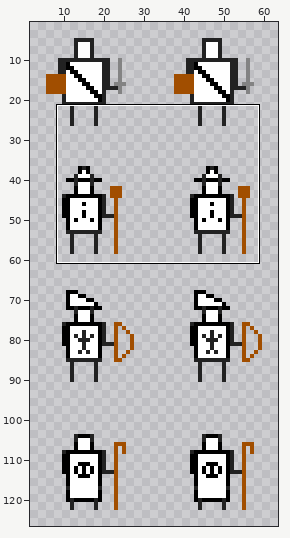
A sprite sheet gets an edit: resources/heroes.png. Above: a wide view before the commit, with the close-up outlined.
Close-up. As it was:
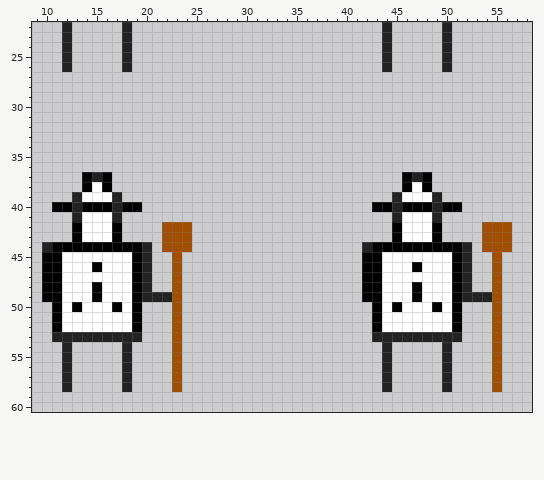
The file is 64x128 pixels. Shown: x 9..58, y 22..60. The wide view leaves out empty margins. The commit also changed other parts of the picture, which this record leaves out.
After the commit:
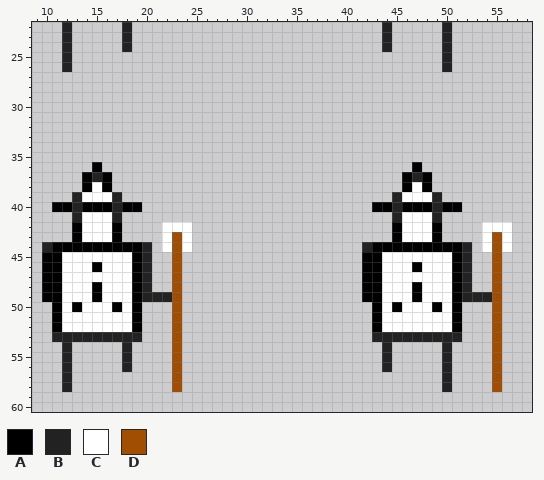
Palette (. is transparent): A #000000  B #222222  C #ffffff  D #a14e00
Diff:
The edit adds colour A in row 36 at x 15 and 47.
Colour D gives way to colour C in row 42 at x 22 to 24 and 54 to 56; in rows 43 to 44 at x 22, 24, 54 and 56.
Colour B is gone in rows 25 to 26 at x 18 and 44; in rows 57 to 58 at x 18 and 44.
